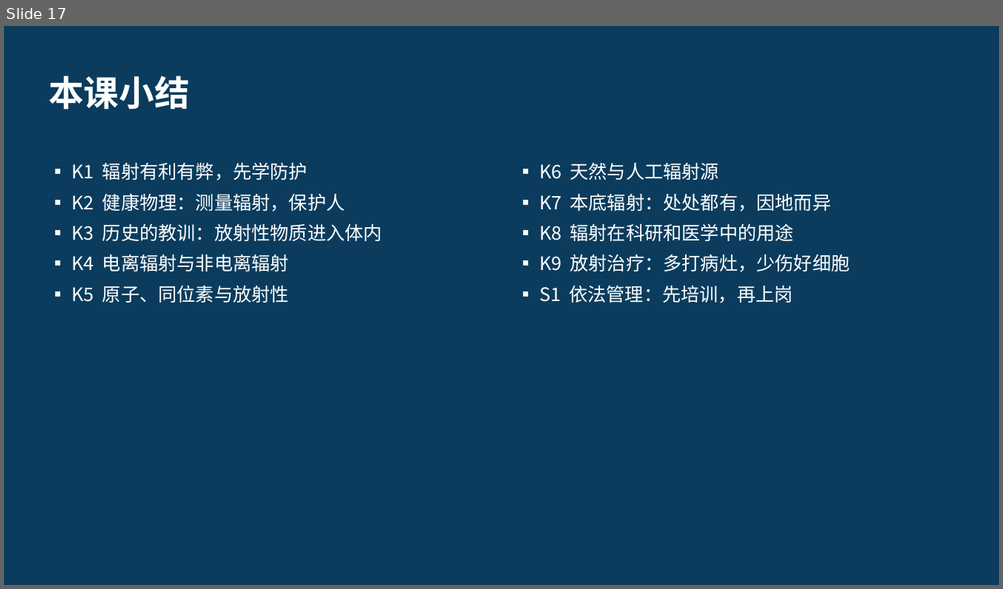
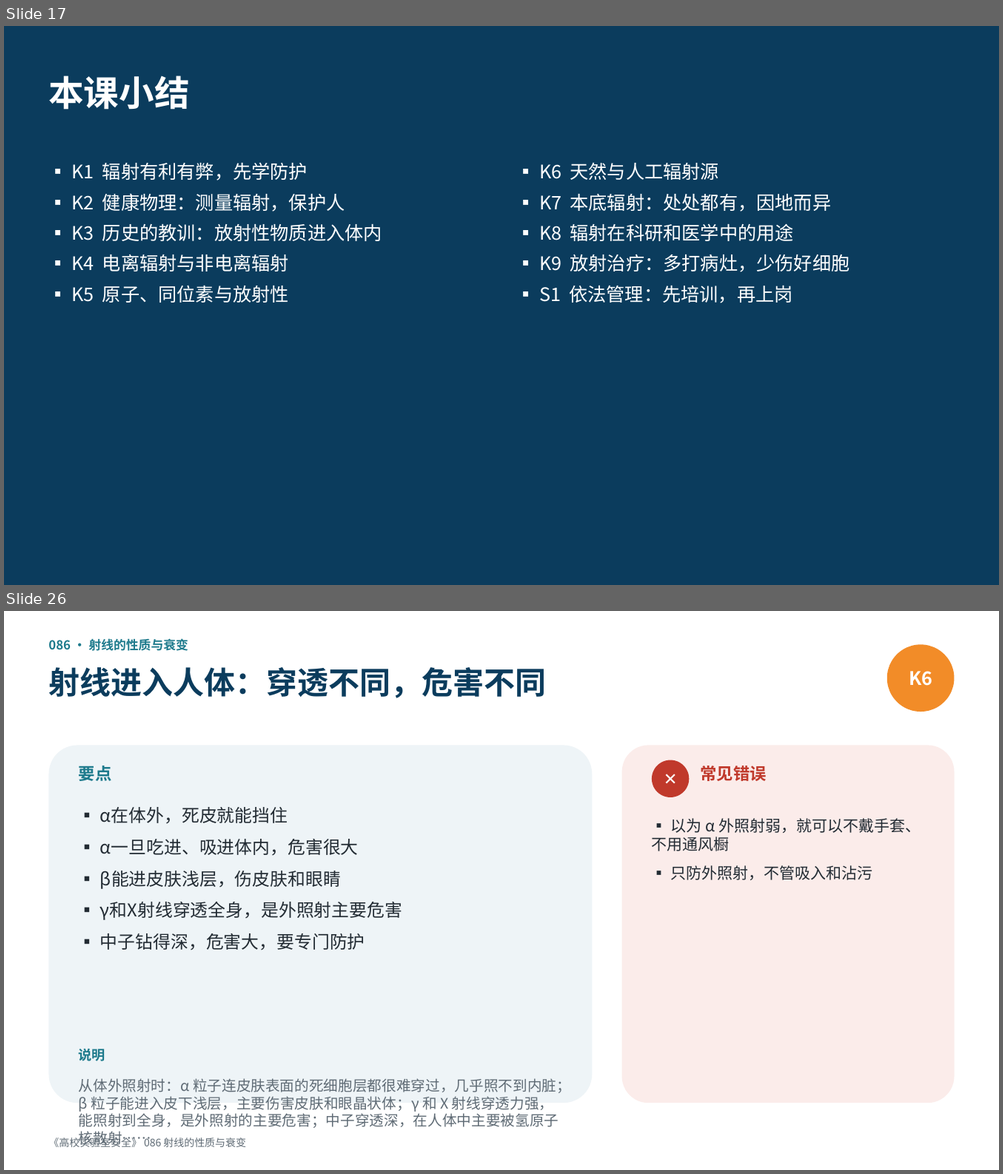
Before and after one commit to hanrongwx-max/videoyoutubo, a slide deck: course/高校实验室安全/课件/第7章_辐射安全.pptx. Shown one above the other, each under a label of ours: slide 17 before the commit, slides 17 and 26 after it; the slides between them are not shown. The pictures are 1003x589 and 1003x1174 pixels, drawn with LibreOffice and Linux fonts; fonts in the diff are those of the drawing. Boxes give left, top, right and bottom in pixels: in the first picture for what was removed or moved away, otherwise in the second. Text is boxed around its words. In the diff, an @@ line names an element or a change of style, - is before the commit and + after.

```diff
--- a/course/高校实验室安全/课件/第7章_辐射安全.pptx
+++ b/course/高校实验室安全/课件/第7章_辐射安全.pptx
@@ slide 26 added at box(4, 611, 999, 1170), background #FFFFFF @@
@@ text added at box(48, 638, 188, 651), 12 pt, text #1D7A8C, bold @@
+086 · 射线的性质与衰变
@@ ellipse added at box(887, 644, 954, 712), fill #F28C28, 18 pt, text #FFFFFF, bold @@
+K6
@@ text added at box(48, 667, 546, 698), 30 pt, text #0B3C5D, bold @@
+射线进入人体：穿透不同，危害不同
@@ rounded rectangle added at box(48, 745, 592, 1103), fill #EEF4F7 @@
@@ text added at box(79, 766, 112, 781), 16 pt, text #1D7A8C, bold @@
+要点
@@ rounded rectangle added at box(622, 745, 954, 1103), fill #FBECEA @@
@@ ellipse added at box(652, 760, 689, 797), fill #C0392B, 16 pt, text #FFFFFF, bold @@
+✕
@@ text added at box(700, 766, 765, 781), 16 pt, text #C0392B, bold @@
+常见错误
@@ text added at box(100, 807, 402, 950), 17 pt, text #222B33 @@
+▪ α在体外，死皮就能挡住
+▪ α一旦吃进、吸进体内，危害很大
+▪ β能进皮肤浅层，伤皮肤和眼睛
+▪ γ和X射线穿透全身，是外照射主要危害
+▪ 中子钻得深，危害大，要专门防护
@@ text added at box(652, 818, 920, 880), 15 pt, text #222B33 @@
+▪ 以为 α 外照射弱，就可以不戴手套、不用通风橱
+▪ 只防外照射，不管吸入和沾污
@@ text added at box(79, 1049, 105, 1062), 13 pt, text #1D7A8C, bold @@
+说明
@@ text added at box(79, 1079, 571, 1147), 14 pt, text #5F6B75 @@
+从体外照射时：α 粒子连皮肤表面的死细胞层都很难穿过，几乎照不到内脏；β 粒子能进入皮下浅层，主要伤害皮肤和眼晶状体；γ 和 X 射线穿透力强，能照射到全身，是外照射的主要危害；中子穿透深，在人体中主要被氢原子核散射……
@@ text added at box(48, 1136, 246, 1147), 10 pt, text #5F6B75 @@
+《高校实验室安全》 086 射线的性质与衰变
```
Also in this commit, not shown: 21 other slides added, 2 other files.
